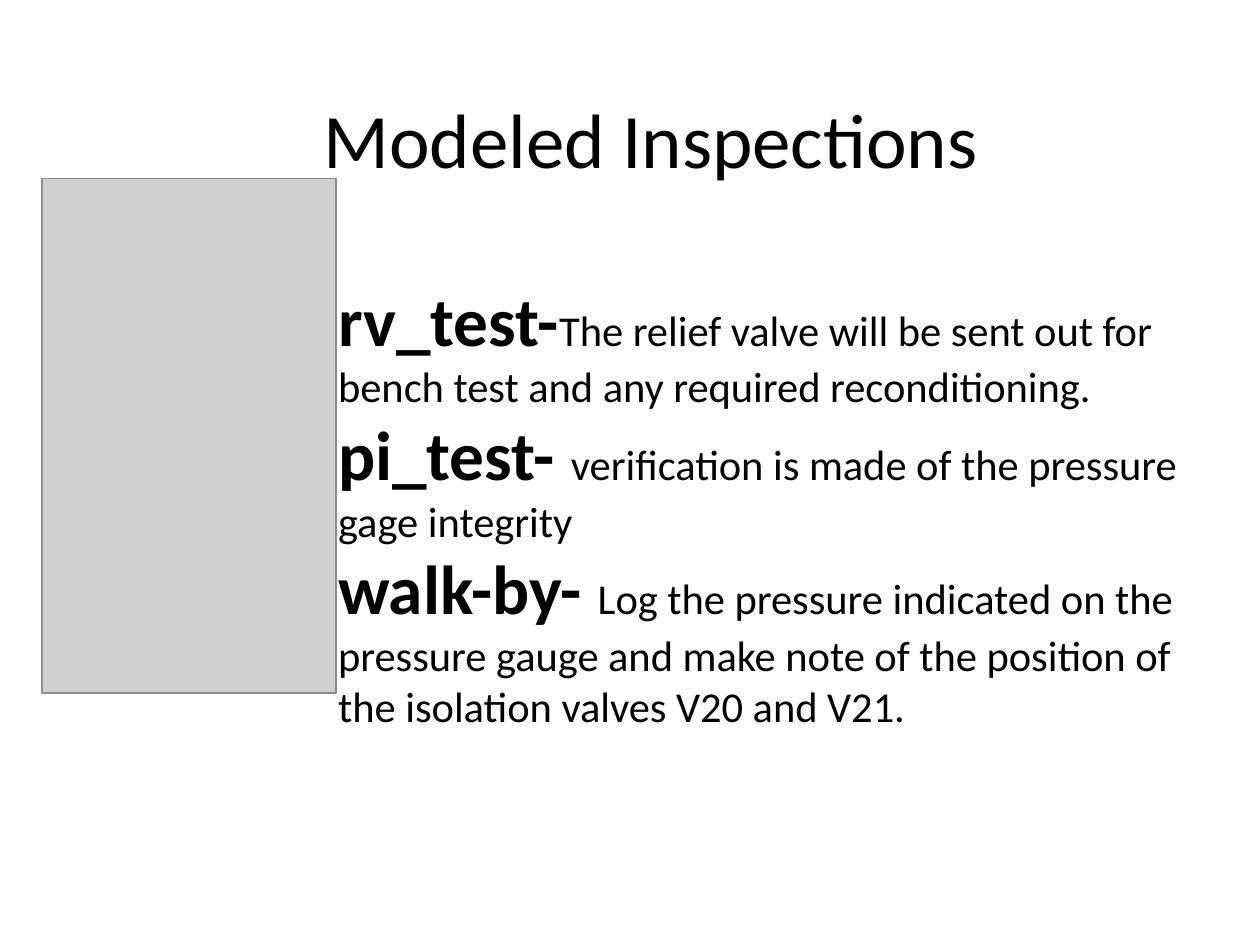
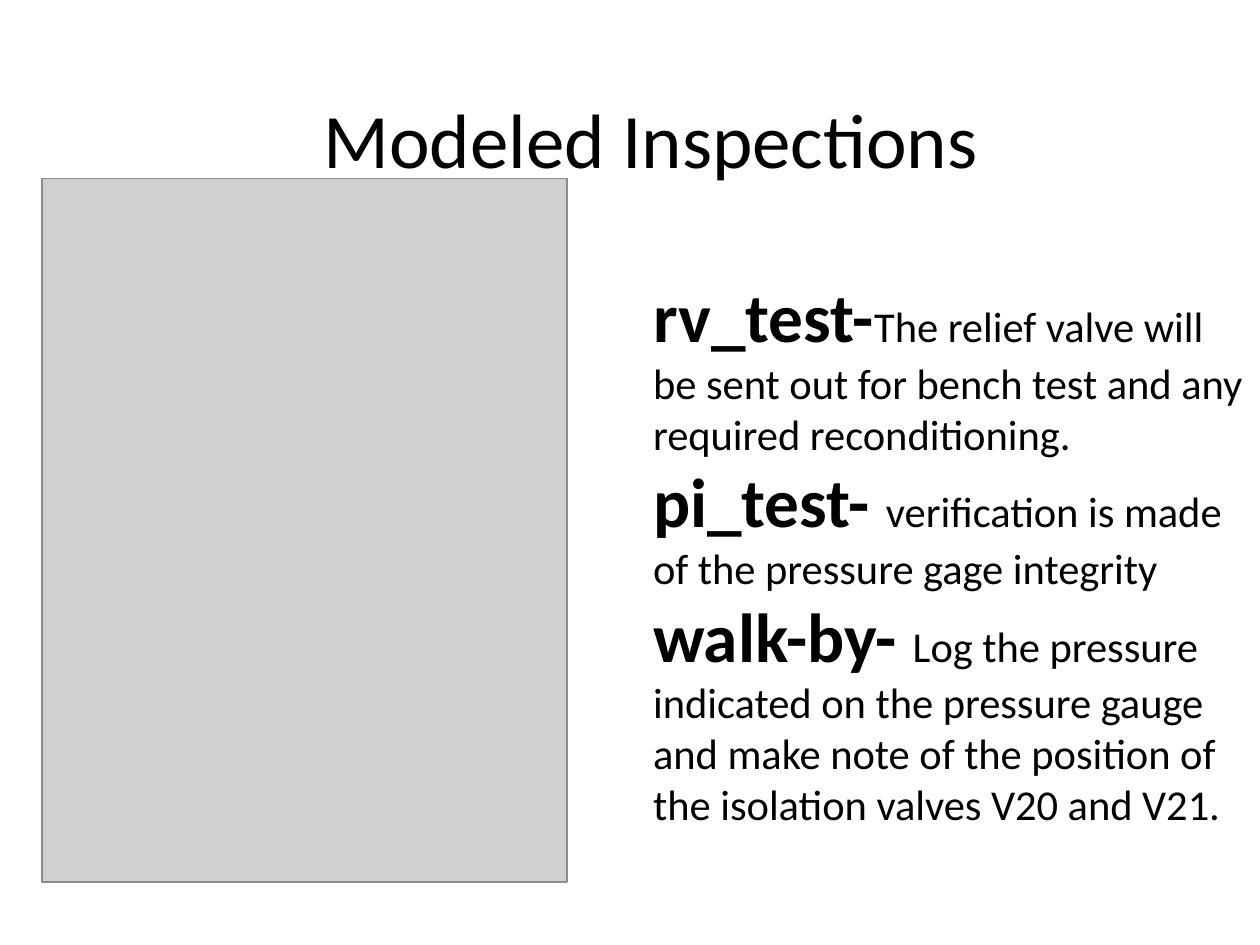
Before and after one commit to openrelia/ModelingAlternativeInspections, a slide deck: slide 7 of ModelingAlternativeInspections.pptx. Drawn at 1260x945 pixels with LibreOffice and Linux fonts; fonts in the diff are those of the drawing; grey boxes stand for pictures. Boxes give left, top, right and bottom in pixels: in the first picture for what was removed or moved away, otherwise in the second. Text is boxed around its words. In the diff, an @@ line names an element or a change of style, - is before the commit and + after.

```diff
--- a/ModelingAlternativeInspections.pptx
+++ b/ModelingAlternativeInspections.pptx
@@ picture: place and size @@
-picture at box(42, 179, 335, 693)
+picture at box(42, 179, 567, 882)
@@ title "rv_test-The relief valve will be ..." rewrapped from box(338, 302, 1176, 723) to box(653, 298, 1242, 821) @@
```
Also in this commit, not shown: 11 other slides changed, 1 slide added, 1 other file.
